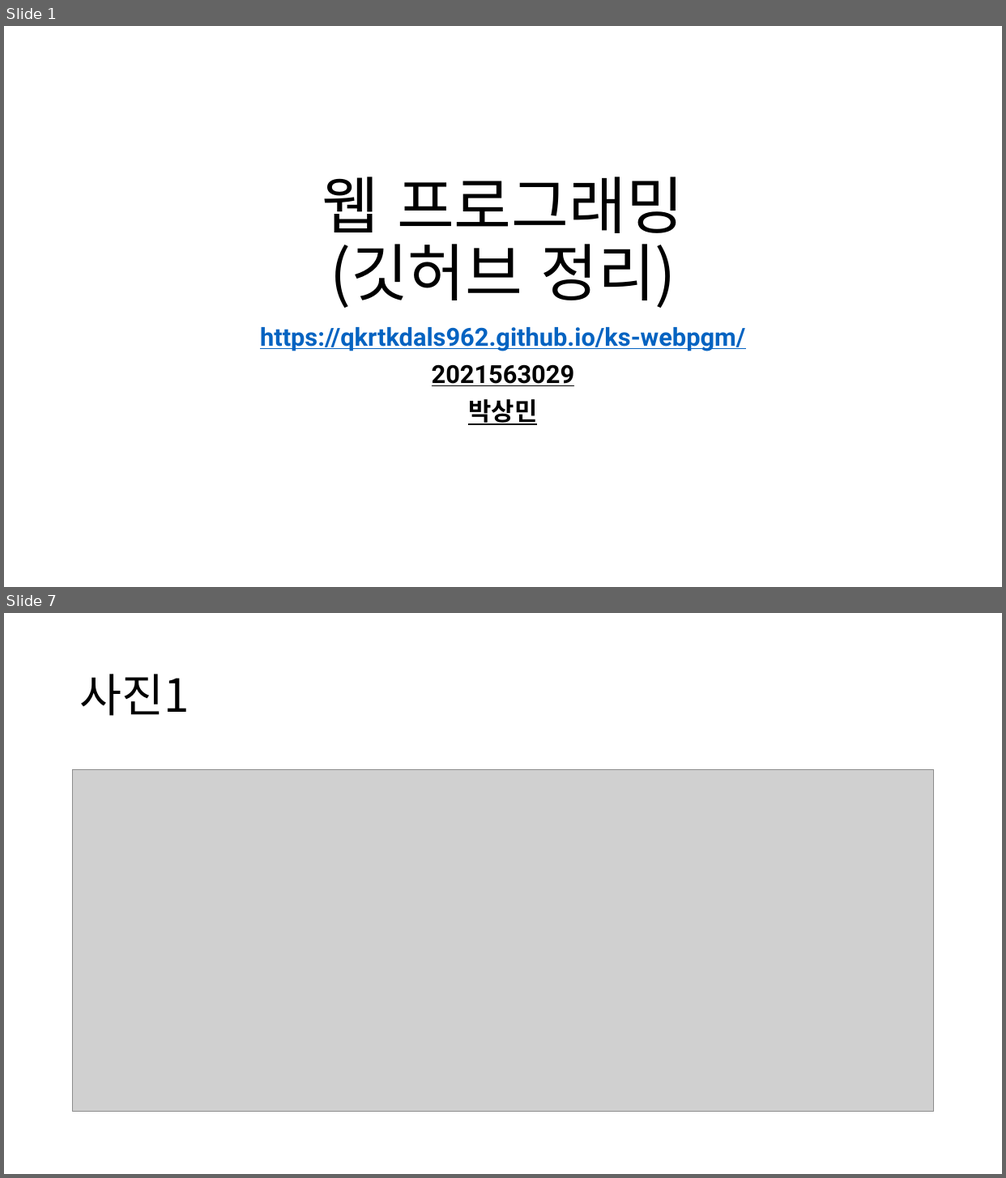
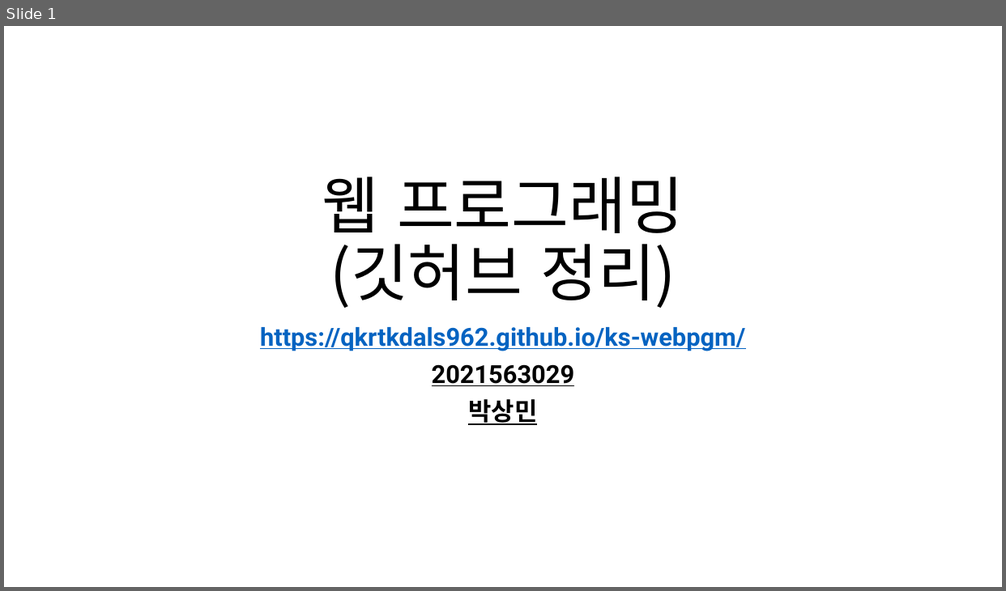
Before and after one commit to qkrtkdals962/ks-webpgm, a slide deck: 웹 프로그래밍.pptx. Shown one above the other, each under a label of ours: slides 1 and 7 before the commit, slide 1 after it; the slides between them are not shown. The pictures are 1006x1178 and 1006x591 pixels, drawn with LibreOffice and Linux fonts; fonts in the diff are those of the drawing; grey boxes stand for pictures. Boxes give left, top, right and bottom in pixels: in the first picture for what was removed or moved away, otherwise in the second. Text is boxed around its words. In the diff, an @@ line names an element or a change of style, - is before the commit and + after.

```diff
--- a/웹 프로그래밍.pptx
+++ b/웹 프로그래밍.pptx
@@ slide 7 removed at [4, 613, 1002, 1174], background #FFFFFF @@
@@ title removed at [80, 674, 189, 716] @@
-사진1
@@ picture removed at [73, 769, 934, 1111] @@
```
Also in this commit, not shown: 1 slide changed, 3 slides added, 6 other slides removed, 19 other files.
